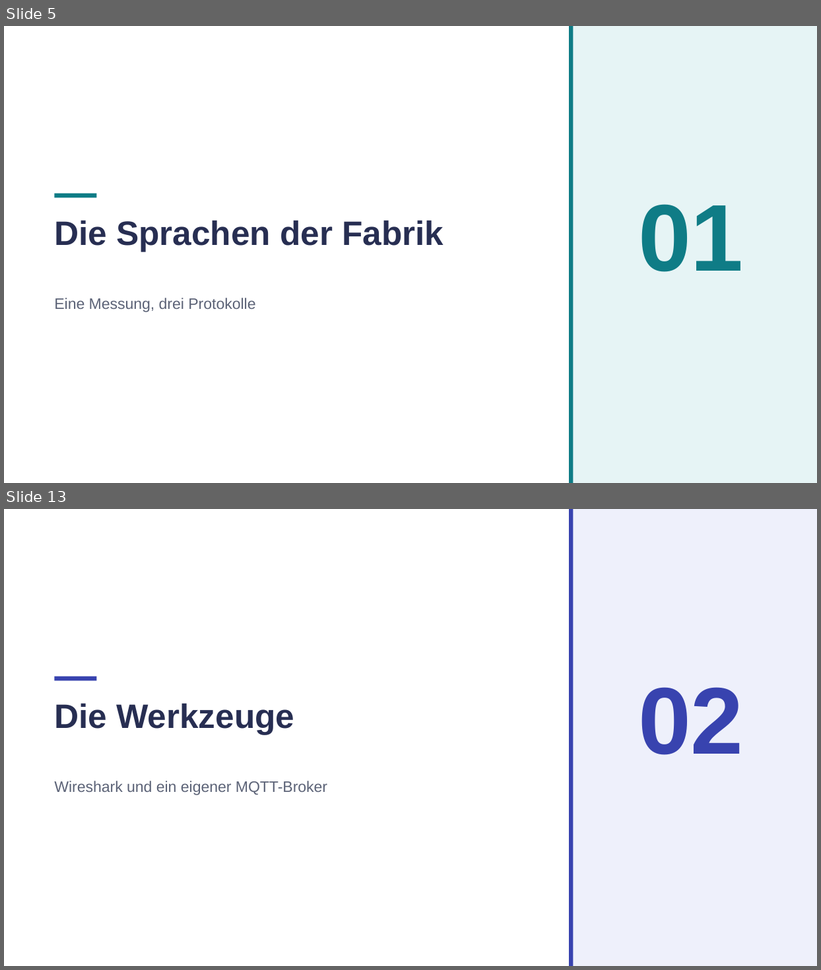
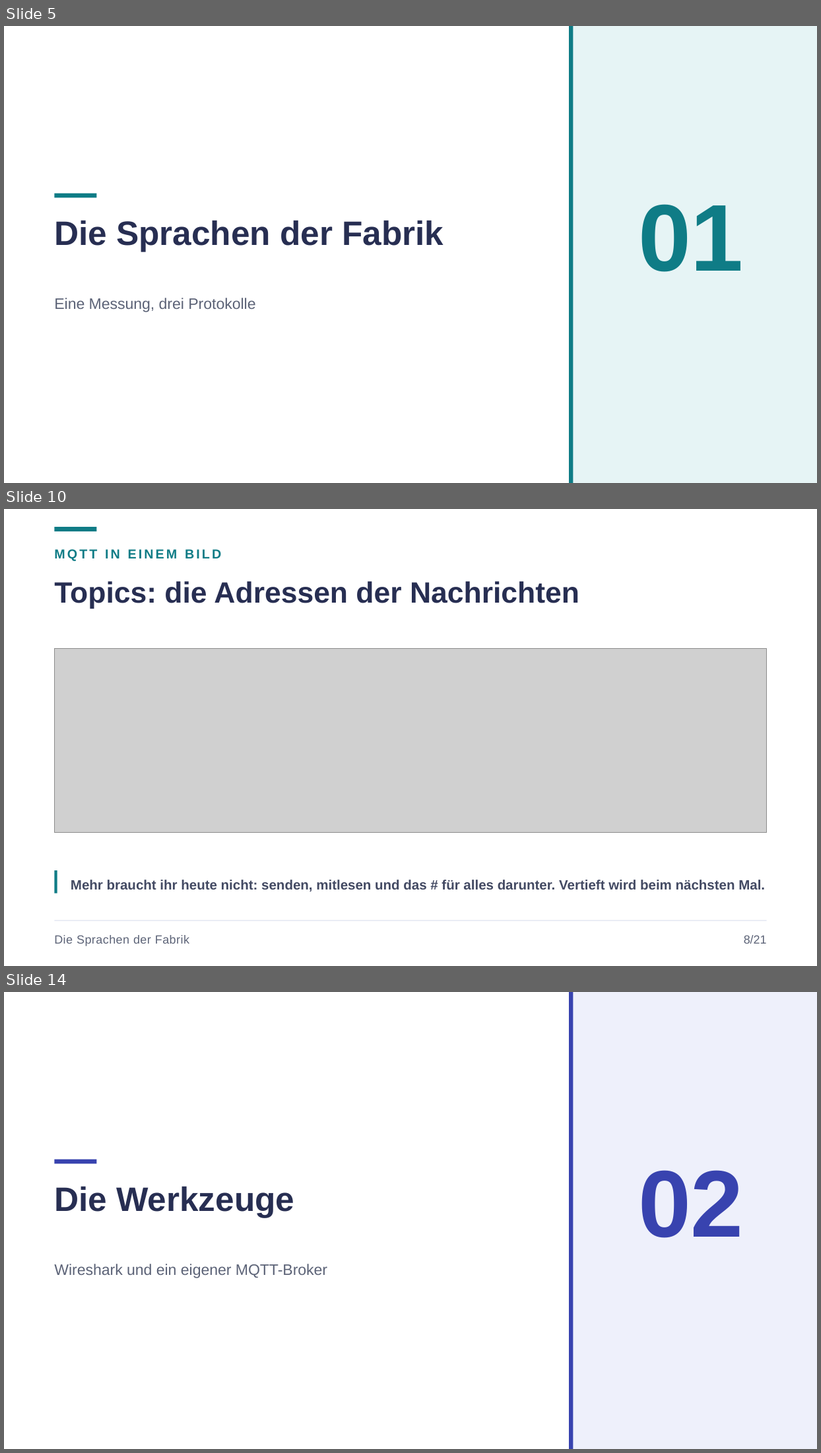
Before and after one commit to JacobMenge/kurs-unterlagen, a slide deck: folien/09-industrie-iot.pptx. Shown one above the other, each under a label of ours: slides 5 and 13 before the commit, slides 5, 10 and 14 after it; the slides between them are not shown. The pictures are 821x970 and 821x1453 pixels, drawn with LibreOffice and Linux fonts; fonts in the diff are those of the drawing; grey boxes stand for pictures. Boxes give left, top, right and bottom in pixels: in the first picture for what was removed or moved away, otherwise in the second. Text is boxed around its words. In the diff, an @@ line names an element or a change of style, - is before the commit and + after.

```diff
--- a/folien/09-industrie-iot.pptx
+++ b/folien/09-industrie-iot.pptx
@@ slide 10 added at [4,509,817,966], background #FFFFFF @@
@@ rectangle added at [54,527,96,531], fill #0F7C86 @@
@@ text added at [54,549,221,561], 11.5 pt, text #0F7C86, bold @@
+MQTT IN EINEM BILD
@@ text added at [54,581,580,609], 26 pt, text #272E52, bold @@
+Topics: die Adressen der Nachrichten
@@ picture added at [54,649,767,832] @@
@@ rectangle added at [54,871,57,894], fill #0F7C86 @@
@@ text added at [71,880,765,892], 12 pt, text #434A63, bold @@
+Mehr braucht ihr heute nicht: senden, mitlesen und das # für alles darunter. Vertieft wird beim nächsten Mal.
@@ line added from (54, 921) to (767, 921), #DFE3F0 0.75 pt @@
@@ text added at [54,935,189,947], 10.5 pt, text #5C6377 @@
+Die Sprachen der Fabrik
@@ text added at [744,935,767,944], 10.5 pt, text #5C6377 @@
+8/21
@@ what was slide 13 is now slide 14 @@
```
Also in this commit, not shown: 20 slides changed, 5 other files.
